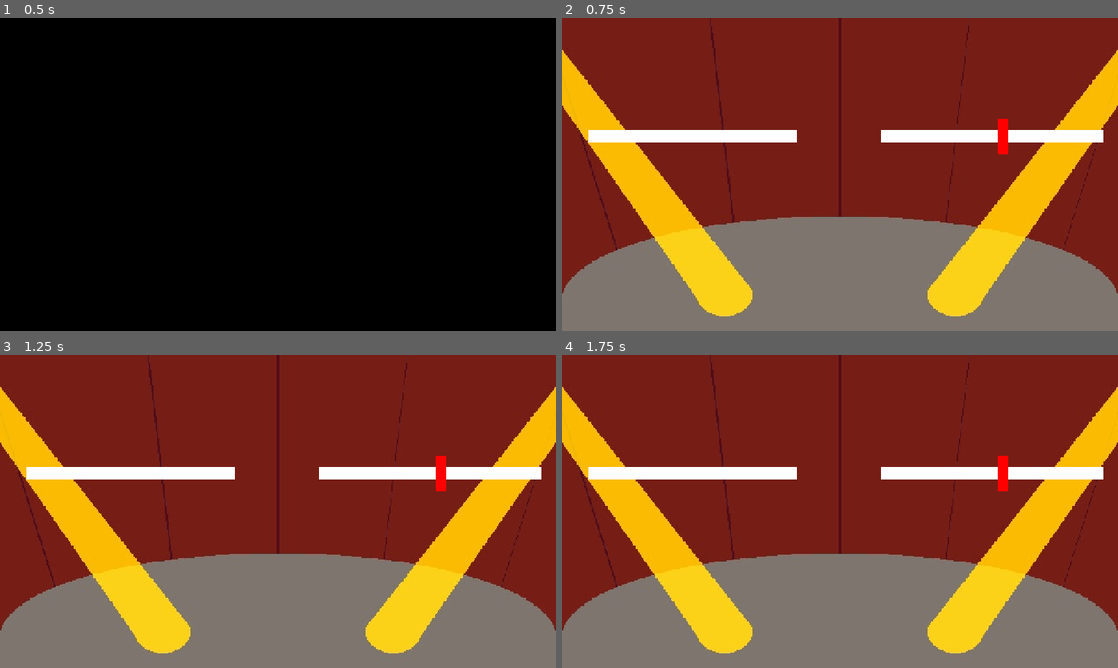
Above: before the commit, frames 1-4 (two rows, left to right).
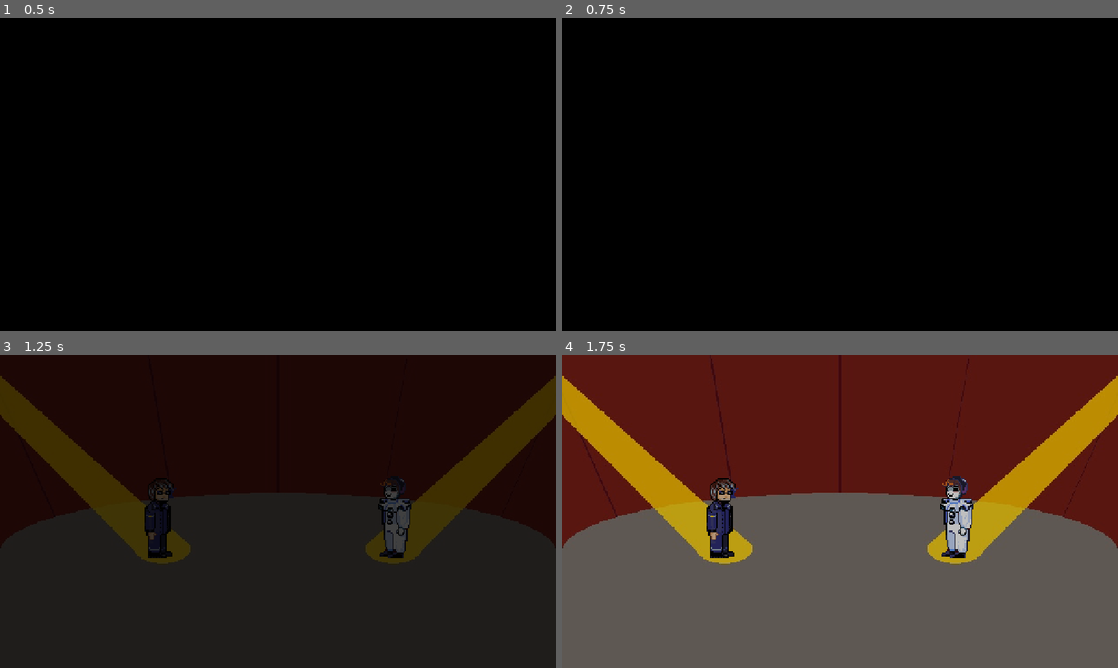
Above: after the commit, the same moments.

Repository: CAHSI-Game-Studios/CGS-project
Game: Godot game, scene res://games/gameB/scenes/GameBScene.tscn
The game is run twice, just before and just after one commit, with the same random seed, the same clock (stepped at 60 frames per second) and the same inputs. This scene is started directly instead of the project's main scene. Sound files missing from this copy of the repository are replaced by a short silence.
Inputs (mouse positions are in pixels of both pictures, inside the frame that each line leads up to):
- Up to frame 1 (0.5 s): no input
- Up to frame 2 (0.75 s): click (662, 187) at 0.5 s, where only the run before the commit has a clickable "Easy"
- Up to frame 3 (1.25 s): no input
- Up to frame 4 (1.75 s): click (662, 524) at 1.25 s, where only the run before the commit has a clickable "Easy"

Frame 1 is identical in both runs. In frame 2, 100% of the frame differs, in the area x 0-100%, y 0-100%; in frame 3, 100%; in frame 4, 99%.

Commit message:
open on difficulty select

Diff:
--- a/src/games/gameB/scripts/game_b_scene.gd
+++ b/src/games/gameB/scripts/game_b_scene.gd
@@ -38,7 +38,6 @@
 
 ## Called when the game is added to the scene tree. Note that _ready is called BEFORE enter.
 func _ready() -> void:
-	to_difficulty_select()
 	music_player.finished.connect(music_player.play)
 	enter()
 
@@ -143,7 +142,8 @@
 func _on_cutscene_finished() -> void:
 	current_scene.queue_free()
 	current_scene = null
-	begin_gameplay()
+	to_difficulty_select()
+
 func change_to_end_scene(state):
 	current_scene.queue_free()
 	current_scene = end_scene.instantiate()
